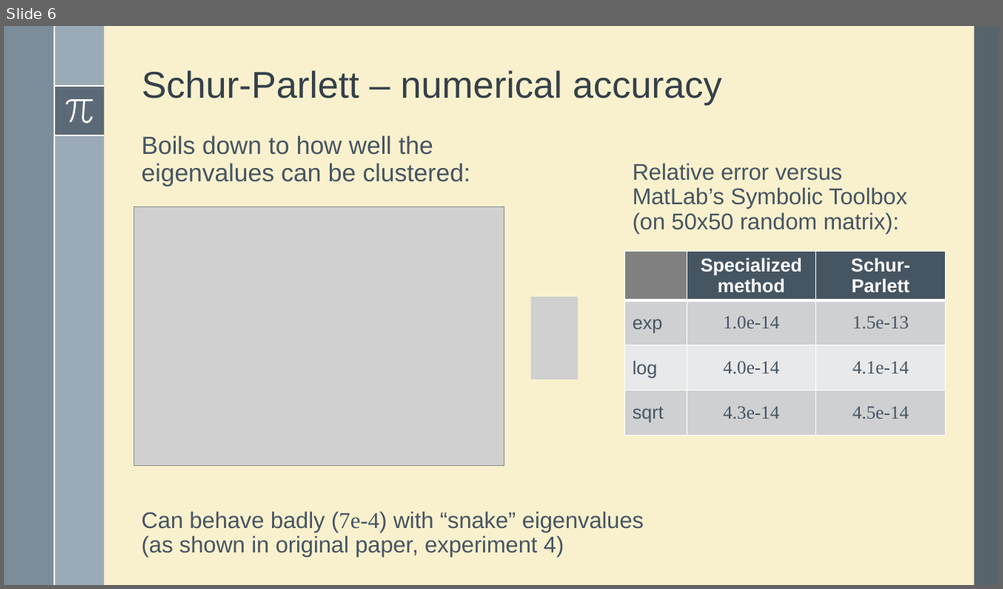
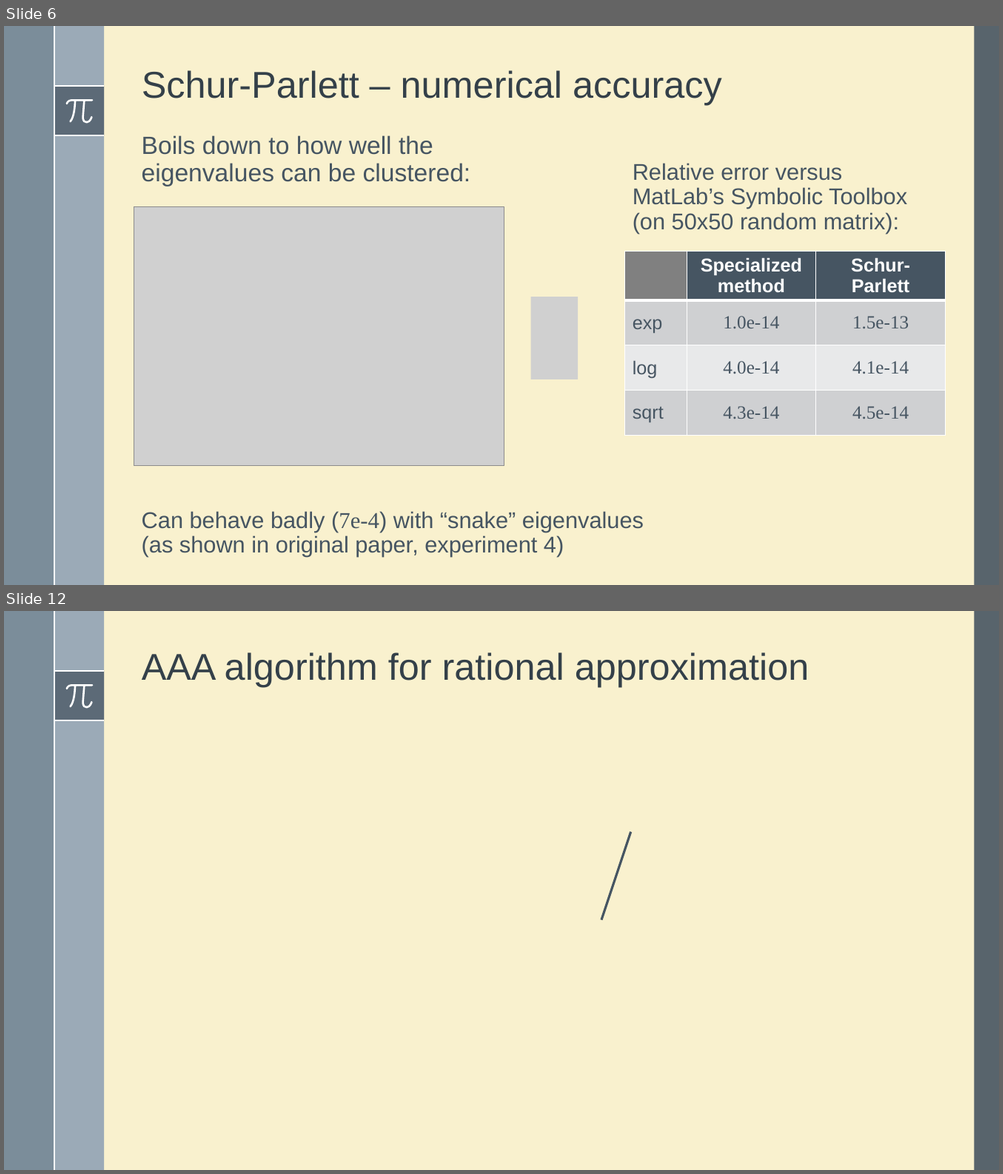
Before and after one commit to robzan8/MatFun.jl, a slide deck: docs/slides pd2ggaln/MatFun.pptx. Shown one above the other, each under a label of ours: slide 6 before the commit, slides 6 and 12 after it; the slides between them are not shown. The pictures are 1003x589 and 1003x1174 pixels, drawn with LibreOffice and Linux fonts; fonts in the diff are those of the drawing; grey boxes stand for pictures. Boxes give left, top, right and bottom in pixels: in the first picture for what was removed or moved away, otherwise in the second. Text is boxed around its words. In the diff, an @@ line names an element or a change of style, - is before the commit and + after.

```diff
--- a/docs/slides pd2ggaln/MatFun.pptx
+++ b/docs/slides pd2ggaln/MatFun.pptx
@@ slide 12 added at [4,611,999,1170], background #F9F1CE; not listed: 8 template elements that a slide beside it also shows @@
@@ title added at [142,652,809,687], 36 pt, text #35404A @@
+AAA algorithm for rational approximation
@@ line added from (601, 920) to (631, 832), #465562 2.25 pt @@
```
Also in this commit, not shown: 3 slides changed, 6 other slides added, 4 slides removed, 12 other files.
